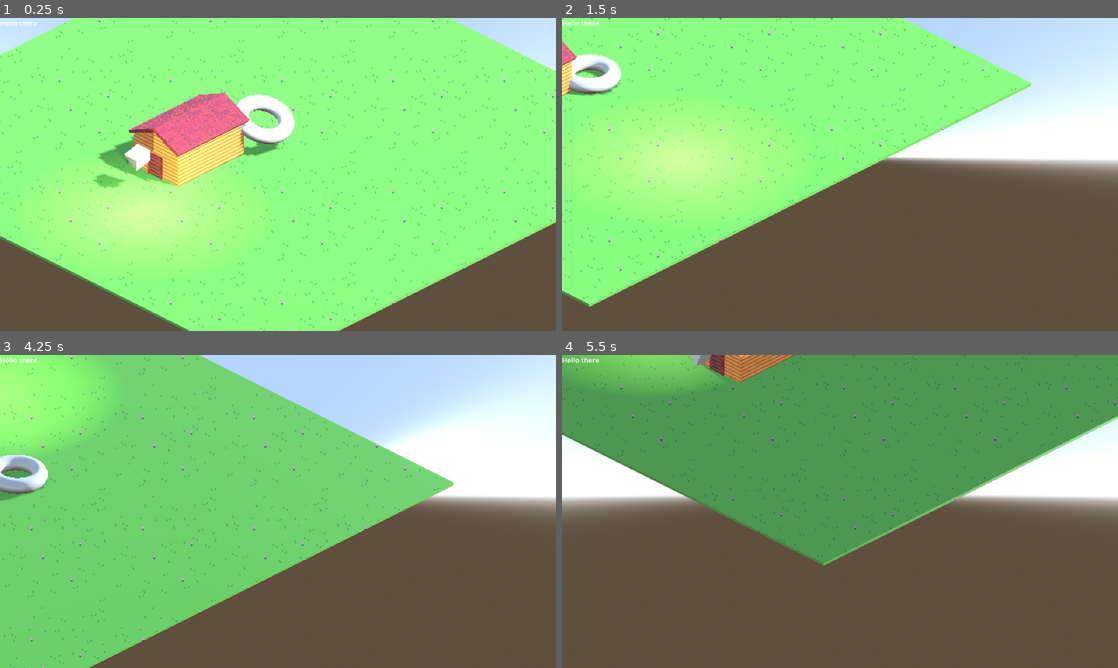
Above: before the commit, frames 1-4 (two rows, left to right).
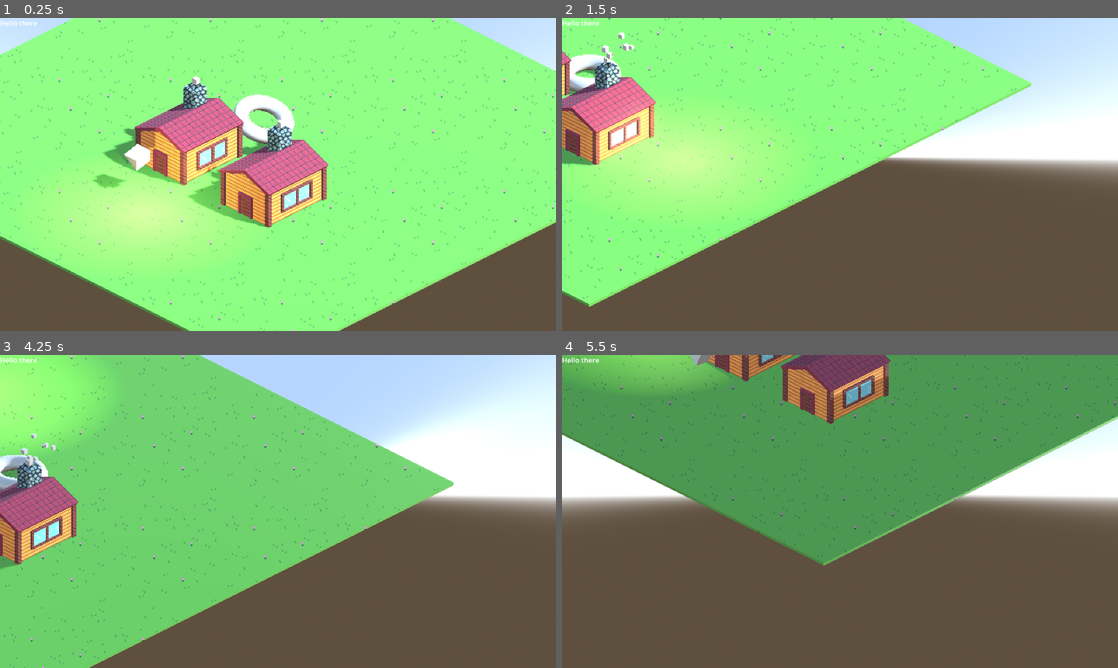
Above: after the commit, the same moments.

Repository: astrellon/godot-3d-pixel-art
Game: Godot game, scene res://game.tscn
Same seed, same stepped clock (60 frames per second), same inputs: the game is played once before the commit and once after it.
Inputs:
- Up to frame 1 (0.25 s): no input
- Up to frame 2 (1.5 s): hold Right (ui_right) 0.53-1.28 s; hold Down (ui_down) from 1.28 s (still down)
- Up to frame 3 (4.25 s): release Down (ui_down) at 2.03 s; hold Right (ui_right) 2.03-2.78 s; hold Up (ui_up) 2.78-3.53 s; hold Left (ui_left) from 3.53 s (still down)
- Up to frame 4 (5.5 s): release Left (ui_left) at 5.03 s; hold Down (ui_down) from 5.03 s (still down)

The runs differ from the first frame. In frame 1, 7.8% of the frame differs, in the area x 17-60%, y 18-67%; in frame 2, 4.2%; in frame 3, 3.4%; in frame 4, 3.8%.

Commit message:
More work done on the look and feel, updated texture and house model.

Diff:
--- a/basic_house.tscn
+++ b/basic_house.tscn
@@ -1,7 +1,30 @@
-[gd_scene load_steps=3 format=3 uid="uid://cxdwdfubg2srw"]
+[gd_scene load_steps=7 format=3 uid="uid://cxdwdfubg2srw"]
 
 [ext_resource type="PackedScene" uid="uid://dt4nltyd1qpp4" path="res://BasicHouse.glb" id="1_b5h8f"]
 [ext_resource type="Material" uid="uid://c3re7p3e64nrh" path="res://materials/isometric_altas_mat.tres" id="2_2bkcf"]
+
+[sub_resource type="Curve" id="Curve_pnq0e"]
+_data = [Vector2(0, 0.978022), 0.0, 0.0909888, 0, 0, Vector2(0.768116, 0.758242), -1.03987, -1.03987, 0, 0, Vector2(1, 0.076923), 0.0, 0.0, 0, 0]
+point_count = 3
+
+[sub_resource type="CurveTexture" id="CurveTexture_8nv4o"]
+curve = SubResource("Curve_pnq0e")
+
+[sub_resource type="ParticleProcessMaterial" id="ParticleProcessMaterial_s3awf"]
+angle_min = -4.5
+angle_max = 312.3
+direction = Vector3(0, 10, 0)
+initial_velocity_min = 1.05
+initial_velocity_max = 1.05
+gravity = Vector3(0, 0, 0)
+scale_min = 0.1
+scale_max = 0.2
+scale_curve = SubResource("CurveTexture_8nv4o")
+turbulence_enabled = true
+turbulence_influence_min = 0.01
+turbulence_influence_max = 0.015
+
+[sub_resource type="BoxMesh" id="BoxMesh_aa3cn"]
 
 [node name="BasicHouse2" instance=ExtResource("1_b5h8f")]
 
@@ -13,3 +36,12 @@
 
 [node name="BasicHouseDoor" parent="." index="2"]
 surface_material_override/0 = ExtResource("2_2bkcf")
+
+[node name="BasicHouseWindows" parent="." index="3"]
+surface_material_override/0 = ExtResource("2_2bkcf")
+
+[node name="GPUParticles3D" type="GPUParticles3D" parent="." index="4"]
+transform = Transform3D(1, 0, 0, 0, 1, 0, 0, 0, 1, -0.373706, 1.24857, -0.649913)
+lifetime = 2.0
+process_material = SubResource("ParticleProcessMaterial_s3awf")
+draw_pass_1 = SubResource("BoxMesh_aa3cn")
--- a/main.tscn
+++ b/main.tscn
@@ -94,3 +94,6 @@
 
 [node name="BasicHouse2" parent="." instance=ExtResource("6_u4bng")]
 transform = Transform3D(-4.37114e-08, 0, -1, 0, 1, 0, 1, 0, -4.37114e-08, -2.25885, 0.77285, -1.02288)
+
+[node name="BasicHouse3" parent="." instance=ExtResource("6_u4bng")]
+transform = Transform3D(-4.37114e-08, 0, -1, 0, 1, 0, 1, 0, -4.37114e-08, -2.25885, 0.77285, 2.80559)
--- a/materials/IsometricAtlas.gdshader
+++ b/materials/IsometricAtlas.gdshader
@@ -11,6 +11,7 @@
 const float WOOD1 = 0.0;
 const float WOOD2 = 1.0;
 const float RED_WOOD = 2.0;
+const float GLASS = 6.0;
 
 void vertex() {
 	vec4 world_pos = MODELVIEW_MATRIX * vec4(0.0, 0.0, 0.0, 1.0);
@@ -24,11 +25,17 @@
 	float grid_y = floor(UV.y * 8.0);
 	float grid_pos = grid_x + grid_y * 8.0;
 
-	vec2 local_uv = (SCREEN_UV - world_offset) * screen_size / texture_size * 0.5;
+	vec2 local_uv = (SCREEN_UV - world_offset + UV * 32.0) * screen_size / texture_size * 0.5;
 	vec2 grid_uv = (mod(local_uv * 8.0, 1.0) + vec2(grid_x, grid_y)) / 8.0;
 	vec4 col = texture(tex, grid_uv);
 	ALBEDO = col.rgb;
 	ALPHA = col.a;
 
+	ROUGHNESS = 0.9;
+	if (abs(grid_pos - GLASS) < 0.01) {
+		ROUGHNESS = 0.0;
+		METALLIC = 0.25;
+	}
+
 	//ALBEDO = vec3(SCREEN_UV.xy, 0.0);
 }
Binary file changed: BasicHouse.glb
Binary file added: assets/defaultTexture.aseprite
Binary file added: assets/house.aseprite
Binary file changed: defaultTexture.png
Not shown, changed: objects.blend
